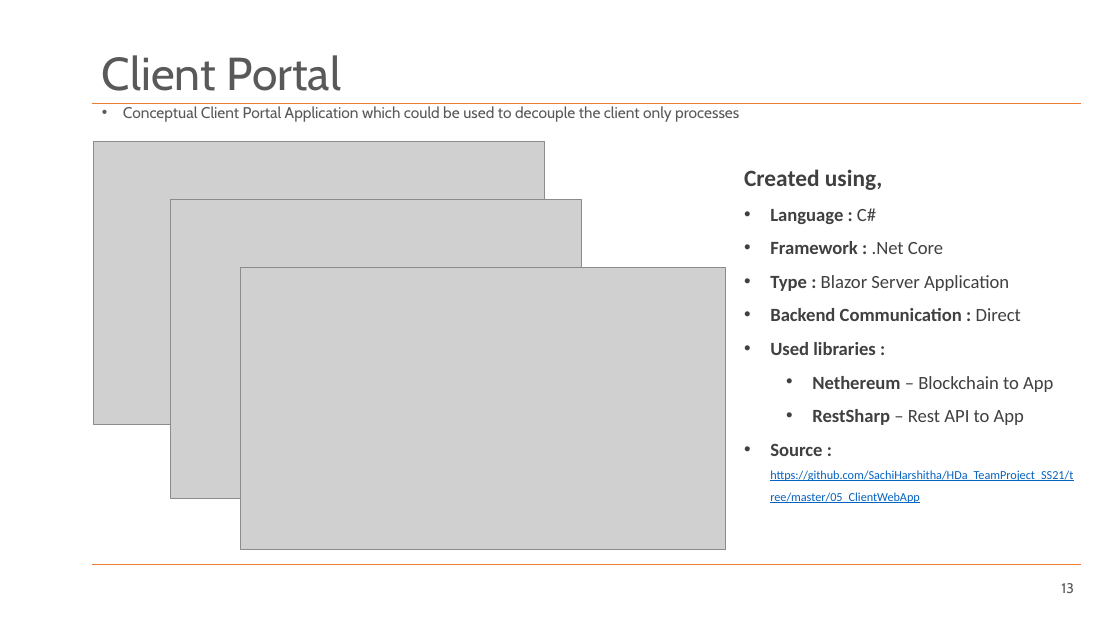
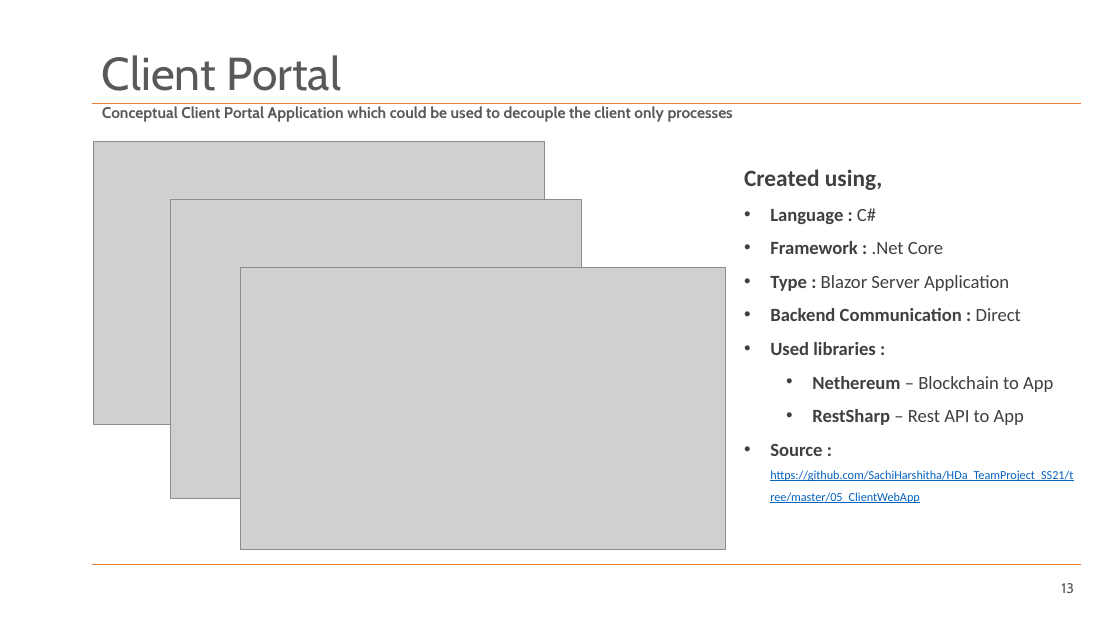
Before and after one commit to SachiHarshitha/HDa_TeamProject_SS21, a slide deck: slide 13 of 00_Documentation/M03_TeamProject_Haid_UWB-Presentation.pptx. Drawn at 1120x630 pixels with LibreOffice and Linux fonts; fonts in the diff are those of the drawing; grey boxes stand for pictures; background and template pictures are left out. Boxes give left, top, right and bottom in pixels: in the first picture for what was removed or moved away, otherwise in the second. Text is boxed around its words. In the diff, an @@ line names an element or a change of style, - is before the commit and + after.

```diff
--- a/00_Documentation/M03_TeamProject_Haid_UWB-Presentation.pptx
+++ b/00_Documentation/M03_TeamProject_Haid_UWB-Presentation.pptx
@@ subtitle "Conceptual Client Portal Application which ..." at [102, 106, 733, 122]: bold on; bullet • to none @@
```
Also in this commit, not shown: 9 other slides changed, 3 slides added, 2 slides removed, 11 other files.
